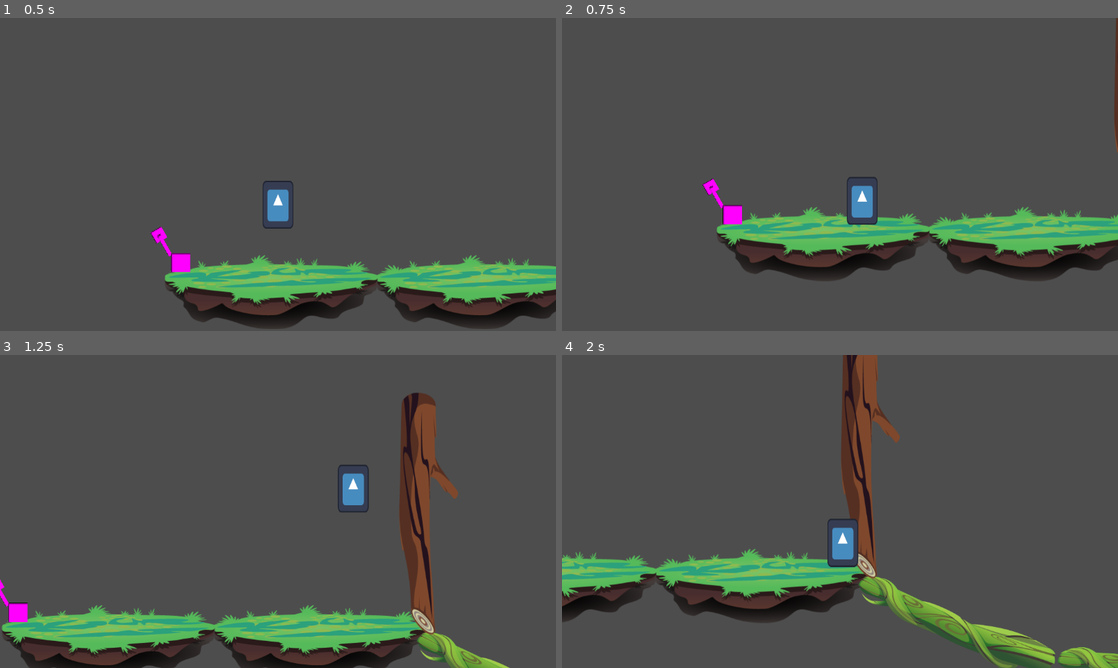
Above: before the commit, frames 1-4 (two rows, left to right).
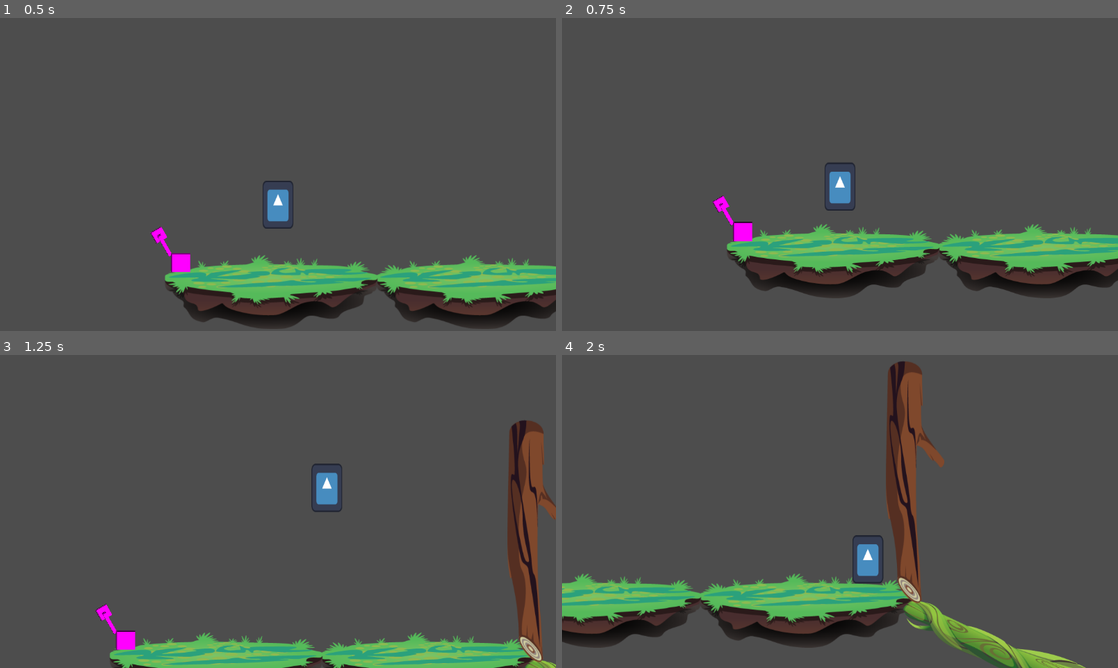
Above: after the commit, the same moments.

Repository: benitsch/Ludum-Dare-58
Game: Godot game, scene res://chris/riddle0.tscn
The game is run twice, just before and just after one commit, with the same random seed, the same clock (stepped at 60 frames per second) and the same inputs. This scene is started directly instead of the project's main scene. The engine's default icon, where the game draws it, is replaced by a stand-in: a white triangle on a blue panel in a dark square.
Inputs (mouse positions are in pixels of both pictures, inside the frame that each line leads up to):
- Up to frame 1 (0.5 s): no input
- Up to frame 2 (0.75 s): tap Enter (ui_accept) at 0.5 s; move the mouse to (962, 158) at 0.52 s; hold Right (move_right) from 0.53 s (still down); hold Shift (dash) from 0.53 s (still down); click (962, 158) at 0.67 s
- Up to frame 3 (1.25 s): keep holding Right (move_right); keep holding Shift (dash); tap Space (jump) at 0.77, 0.8, 1.07 s
- Up to frame 4 (2 s): release Right (move_right) at 1.25 s; release Shift (dash) at 1.25 s; drag from (728, 527) to (923, 486) at 1.27 s

Frame 1 is identical in both runs. In frame 2, 16% of the frame differs, in the area x 25-100%, y 0-90%; in frame 3, 23%; in frame 4, 25%, in the area x 0-100%, y 0-100%.

Commit message:
refactor for player_state

Diff:
--- a/Skunky/player.gd
+++ b/Skunky/player.gd
@@ -10,15 +10,12 @@
 @export var floor_deceleration := 0.05
 @export var air_acceleration := 0.2
 @export var air_deceleration := 0.4
-@export var dashing_time: float = 1
-@export var dash_length: float = 200
+@export var dashing_time: float = .25
+@export var dash_length: float = 300
 
-var air_jump_amount: int = 1
-var cur_air_jumps:= air_jump_amount
-var can_jump: bool = true
-var air_dash_amount: int = 1
-var cur_air_dashes:= air_dash_amount
-var can_dash: bool = true
+var direction: int
+var cur_air_jumps := PlayerState.air_jump_amount
+var cur_air_dashes := PlayerState.air_dash_amount
 
 var dashing: bool = false
 var dash_timer: float = 0
@@ -27,10 +24,19 @@
 
 func _physics_process(delta: float) -> void:
 	var input := Input.get_axis("move_left", "move_right");
+	if not is_zero_approx(input):
+		direction = 1 if input > 0 else -1;
+	if dashing:
+		if dash_timer < dashing_time and not is_on_wall():
+			dash_timer += delta;
+			move_and_slide();
+			return
+		dash_timer = 0;
+		dashing = false;
 	var horizontal_half_time := lerpf(
 		floor_deceleration if is_on_floor() else air_deceleration,
 		floor_acceleration if is_on_floor() else air_acceleration,
-		abs(input)
+		absf(input)
 	);
 	if not is_on_floor():
 		if velocity.y > 0:
@@ -38,7 +44,7 @@
 		else:
 			velocity.y += delta * ascend_gravity;
 	else:
-		cur_air_jumps = air_jump_amount;
+		on_ground_touch();
 	velocity.x = SkunkyHelper.lerp_smooth(
 			velocity.x,
 			input * speed,
@@ -46,15 +52,15 @@
 			horizontal_half_time
 	);
 	move_and_slide();
-	input = 0;
 
 
 func on_ground_touch():
-	cur_air_jumps = air_jump_amount;
-	cur_air_dashes = air_dash_amount;
+	cur_air_jumps = PlayerState.air_jump_amount;
+	cur_air_dashes = PlayerState.air_dash_amount;
 
 
 func try_jump():
+	if not PlayerState.can_jump: return;
 	if is_on_floor():
 		velocity.y = -sqrt(2 * ascend_gravity * jump_height);
 	elif cur_air_jumps > 0:
@@ -63,23 +69,26 @@
 
 
 func try_dash():
-	pass
+	if not PlayerState.can_dash: return;
+	if dashing or cur_air_dashes <= 0: return;
+	dashing = true;
+	velocity.y = 0;
+	velocity.x = direction * dash_length / dashing_time;
+	cur_air_dashes -= 1;
 
 
 func _unhandled_input(event: InputEvent) -> void:
 	if event.is_action_pressed("jump"):
-		if can_jump:
-			try_jump();
+		try_jump();
 	if event.is_action_pressed("dash"):
-		if can_dash:
-			try_dash();
+		try_dash();
 
 func _on_push_area_body_entered(body: Node2D) -> void:
 	objectList.append(body)
-	$".".set_collision_mask_value(3, false)
+	set_collision_mask_value(3, false)
 
 func _on_push_area_body_exited(body: Node2D) -> void:
 	objectList.erase(body)
 
 	if objectList.size() == 0:
-		$".".set_collision_mask_value(3, true)
+		set_collision_mask_value(3, true)
--- /dev/null
+++ b/Skunky/player_state.gd
@@ -0,0 +1,7 @@
+extends Node
+
+
+var can_jump: bool = true;
+var can_dash: bool = true;
+var air_jump_amount: int = 1;
+var air_dash_amount: int = 1;
--- a/project.godot
+++ b/project.godot
@@ -18,6 +18,7 @@
 [autoload]
 
 Shaker="*res://addons/shaker/src/Shaker.gd"
+PlayerState="*res://Skunky/player_state.gd"
 
 [display]
 
Not shown: 1 places in Skunky/player.tscn that only renumber resources
Not shown, added: Skunky/player_state.gd.uid
